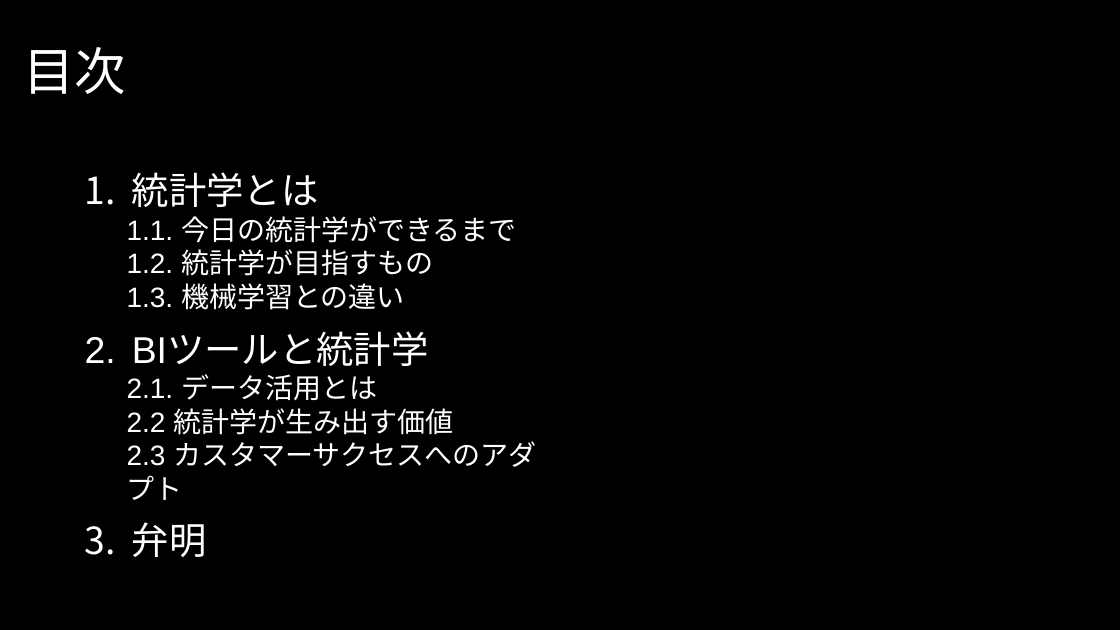
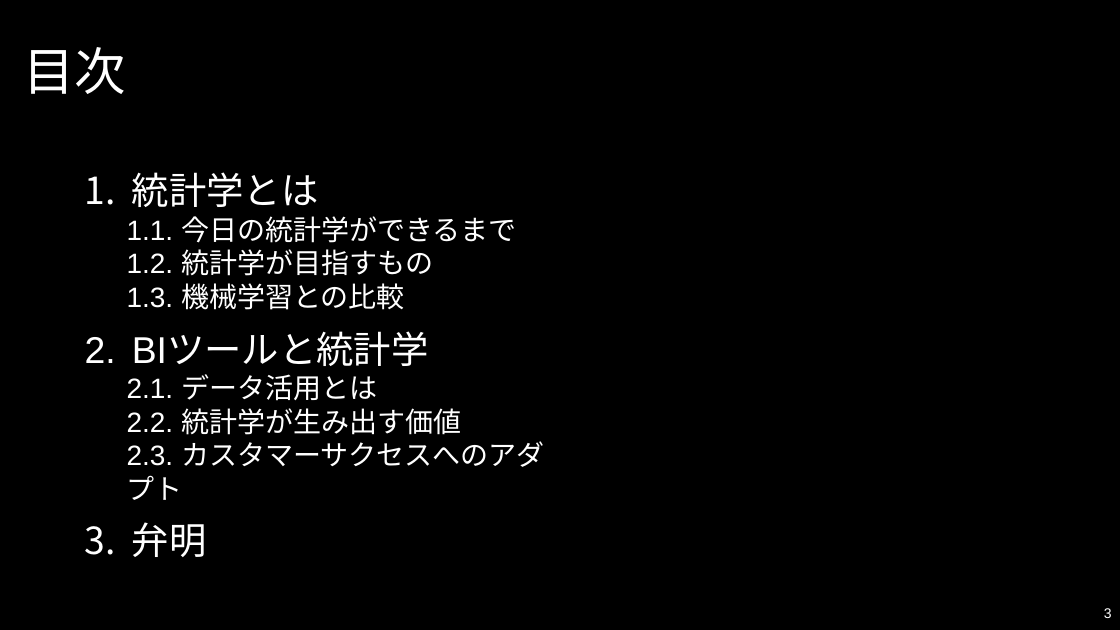
Before and after one commit to Yoshifumi14/stats, a slide deck: slide 3 of slide/統計学とは/LT資料「統計学とは」.pptx. Drawn at 1120x630 pixels with LibreOffice and Linux fonts; fonts in the diff are those of the drawing; background and template pictures are left out. Boxes give left, top, right and bottom in pixels: in the first picture for what was removed or moved away, otherwise in the second. Text is boxed around its words. In the diff, an @@ line names an element or a change of style, - is before the commit and + after.

```diff
--- a/slide/統計学とは/LT資料「統計学とは」.pptx
+++ b/slide/統計学とは/LT資料「統計学とは」.pptx
@@ text at [127,283,405,310]: text changed @@
-  1.3. 機械学習との違い
+  1.3. 機械学習との比較
@@ text at [127,408,544,500]: text changed @@
-  2.2 統計学が生み出す価値
-  2.3 カスタマーサクセスへのアダプト
+  2.2. 統計学が生み出す価値
+  2.3. カスタマーサクセスへのアダプト
@@ page number added at [1104,608,1112,618], 12 pt, text #FFFFFF @@
+3
```
Also in this commit, not shown: 5 other slides changed, 11 slides added, 2 slides removed, 4 other files.
